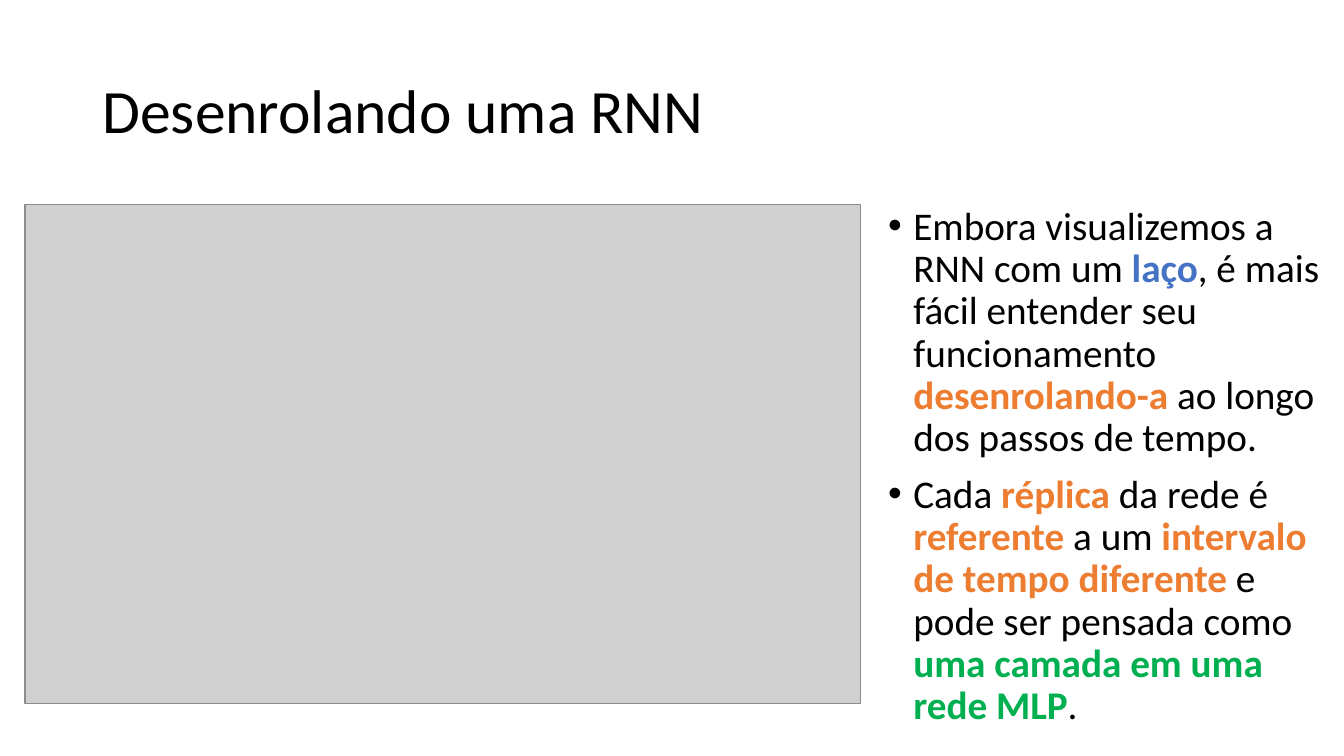
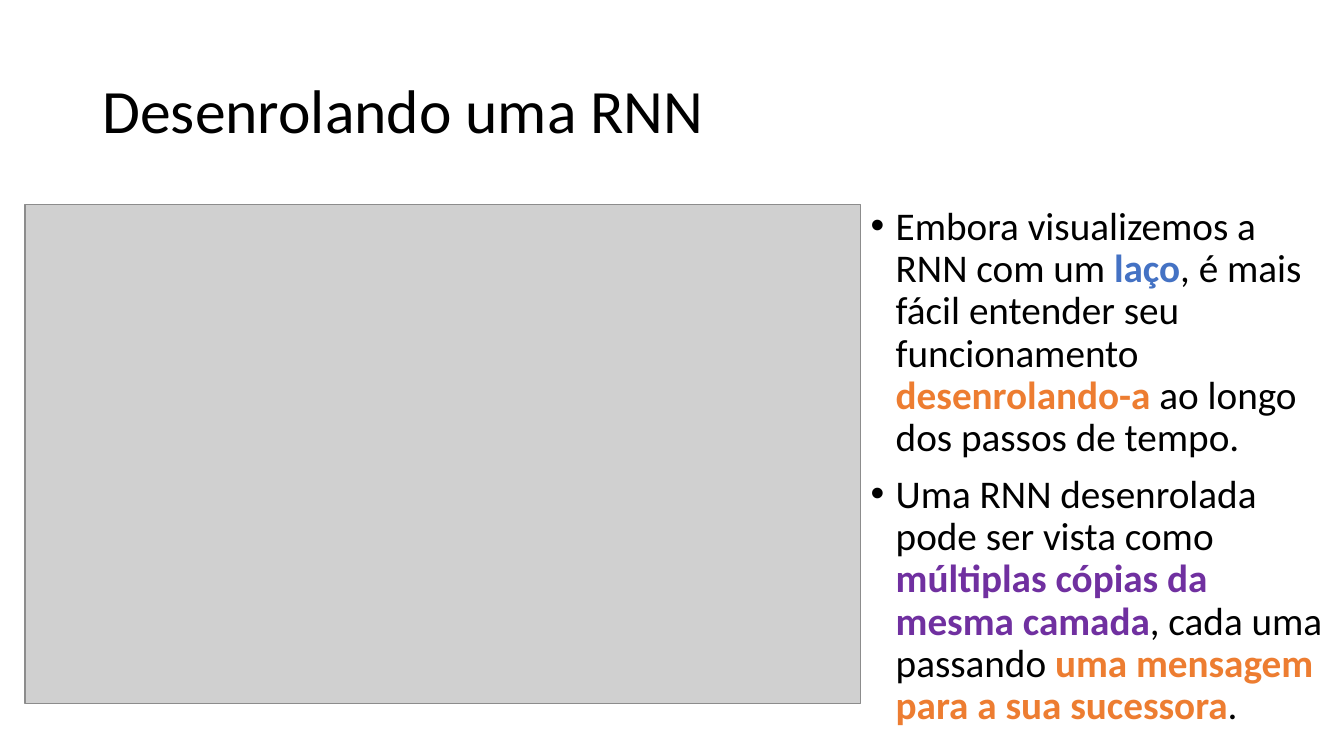
Before and after one commit to zz4fap/c24_inteligencia_artificial, a slide deck: slide 18 of slides/C24_RNN.pptx. Drawn at 1344x756 pixels with LibreOffice and Linux fonts; fonts in the diff are those of the drawing; grey boxes stand for pictures. Boxes give left, top, right and bottom in pixels: in the first picture for what was removed or moved away, otherwise in the second. Text is boxed around its words. In the diff, an @@ line names an element or a change of style, - is before the commit and + after.

```diff
--- a/slides/C24_RNN.pptx
+++ b/slides/C24_RNN.pptx
@@ text "Embora visualizemos a RNN com ..." moved from (x1=913, y1=212, x2=1319, y2=720) to (x1=896, y1=212, x2=1323, y2=725) @@
@@ text at (x1=896, y1=480, x2=1323, y2=725): text changed; text colour #ED7D31 to #000000 @@
-• Cada réplica da rede é referente a um intervalo de tempo diferente e pode ser pensada como uma camada em uma rede MLP.
+• Uma RNN desenrolada pode ser vista como múltiplas cópias da mesma camada, cada uma passando uma mensagem para a sua sucessora.
```
Also in this commit, not shown: 5 other slides changed, 3 slides added, 1 slide removed.
